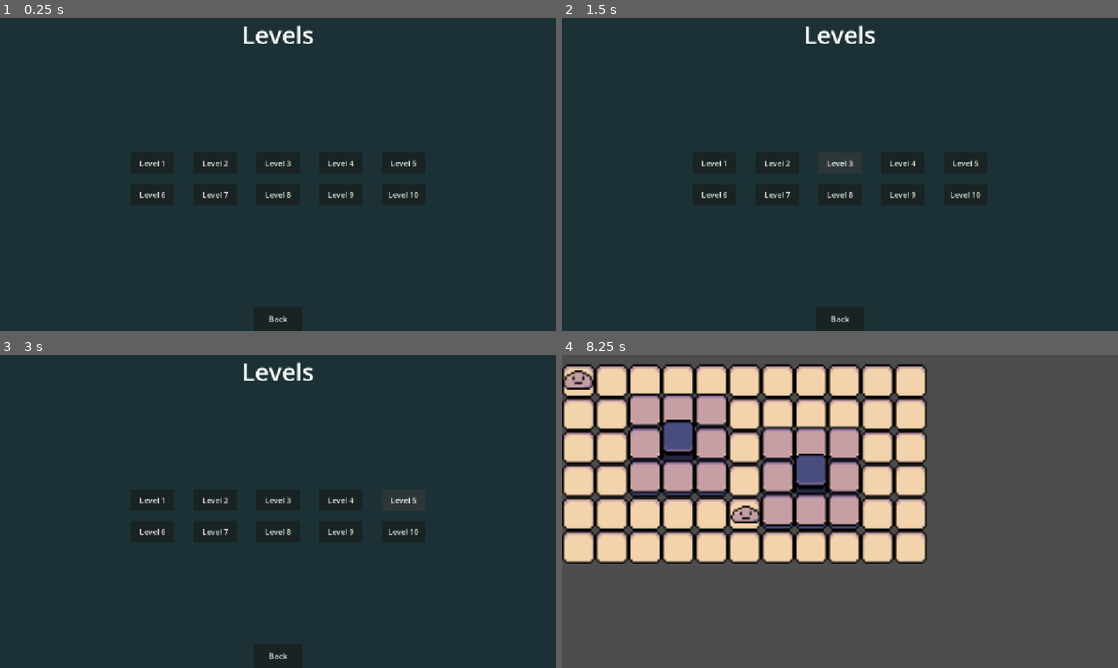
Above: before the commit, frames 1-4 (two rows, left to right).
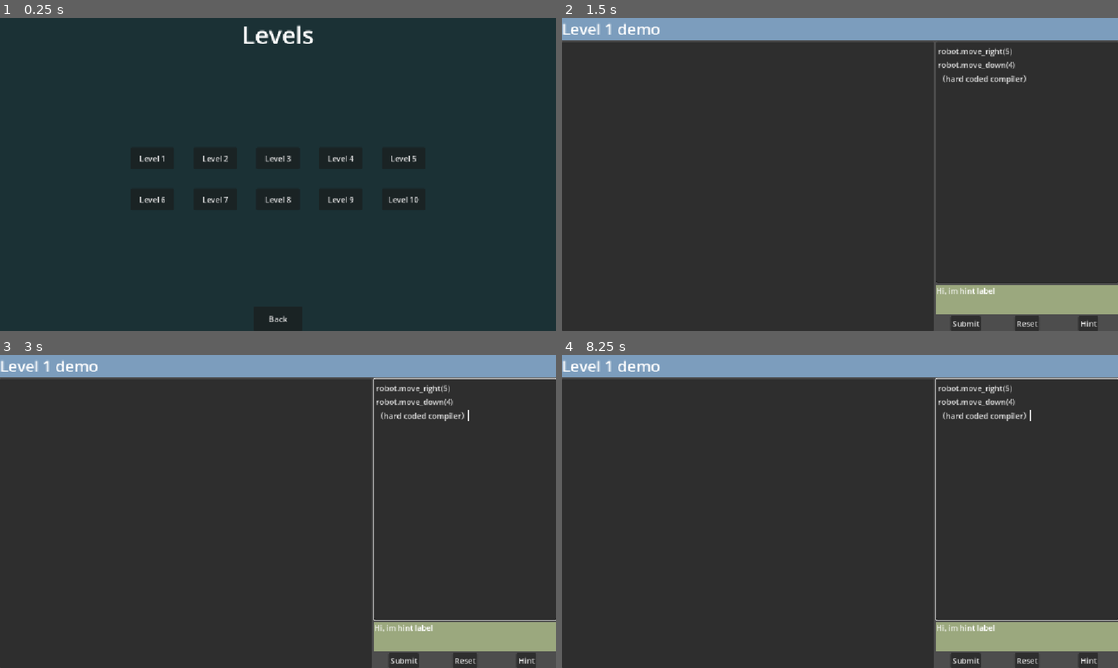
Above: after the commit, the same moments.

Repository: kingsley852412/FYP-YIKE-3-
Game: Godot game, scene res://level_select_menu.tscn
Two runs of this game, one before a commit and one after it. Both use one fixed random seed, a clock stepped at 60 frames per second and the inputs below. The project has no main scene, so this scene is started directly.
Inputs (mouse positions are in pixels of both pictures, inside the frame that each line leads up to):
- Up to frame 1 (0.25 s): no input
- Up to frame 2 (1.5 s): click "Level 2" at 0.5 s; click (840, 161) at 1.25 s, where only the run before the commit has a clickable "Level 3"
- Up to frame 3 (3 s): click (339, 498) at 2 s, where only the run before the commit has a clickable "Level 4"; click (405, 498) at 2.75 s, where only the run before the commit has a clickable "Level 5"
- Up to frame 4 (8.25 s): click (712, 530) at 3.5 s, where only the run before the commit has a clickable "Level 6"; click (778, 530) at 4.25 s, where only the run before the commit has a clickable "Level 7"; click (840, 530) at 5 s, where only the run before the commit has a clickable "Level 8"; click (901, 530) at 5.75 s, where only the run before the commit has a clickable "Level 9"; click (967, 530) at 6.5 s, where only the run before the commit has a clickable "Level 10"; click (840, 655) at 7.25 s, where only the run before the commit has a clickable "Back"; click (712, 498) at 8 s, where only the run before the commit has a clickable "Level 1"

The runs differ from the first frame. In frame 1, 1.0% of the frame differs, in the area x 25-76%, y 44-60%; in frame 2, 14%; in frame 3, 14%; in frame 4, 95%, in the area x 0-100%, y 0-100%.
Error before the commit: Assertion failed: No scene registered for level 2 (res://autoloads/scene_manager.gd:34)
Error after the commit: Assertion failed: .tscn not found in LEVEL_PATH (res://level.gd:66)

Commit message:
implemented level selection menu
implemented level selection menu

(also adjusted UI of level

Diff:
--- a/autoloads/scene_manager.gd
+++ b/autoloads/scene_manager.gd
@@ -4,13 +4,6 @@
 
 # anything you want to remember across scene changes
 var selected_level: int = 1
-
-const LEVEL_PATHS := {
-	1: "res://game_map_scenes/game_map_scene_level1.tscn",
-
-	#2: "res://game_map_scenes/game_map_scene_level2.tscn",
-	#3: "res://game_map_scenes/game_map_scene_level3.tscn",
-}
 
 # Called when the node enters the scene tree for the first time.
 func _ready() -> void:
@@ -30,12 +23,10 @@
 
 func goto_level(level_number: int) -> void:
 	selected_level = level_number
-	var path: String = LEVEL_PATHS.get(level_number, "")
-	assert(path != "", "No scene registered for level %d" % level_number)
-	goto(path)
+	goto("res://level.tscn")
 
 func goto_main_menu() -> void:
-	goto("res://ui/main_menu.tscn")
+	goto("res://main_menu.tscn")
 
 func goto_level_select() -> void:
-	goto("res://ui/level_select.tscn")
+	goto("res://level_select.tscn")
--- a/level.gd
+++ b/level.gd
@@ -35,6 +35,18 @@
 ## Passed to the level via [method GameMapScene.setup].
 @onready var hint_label: Label = $VBoxContainer/HBoxContainer/VBoxContainer/HintLabel
 
+const LEVEL_PATHS := {
+	1: "res://game_map_scenes/game_map_scene_level1.tscn",
+
+	#2: "res://game_map_scenes/game_map_scene_level2.tscn",
+	#3: "res://game_map_scenes/game_map_scene_level3.tscn",
+}
+
+const LEVEL_SCRIPT_PATHS: Dictionary = {
+	1: "res://game_map_script/game_map_scene_level_1.gd",
+
+}
+
 ## Builds the level UI: instantiates the level scene, embeds it, and connects
 ## the three buttons.
 ##
@@ -48,8 +60,14 @@
 
 	# make an instance of level1 gameMapScene, set its script,
 	# so that it knows its a gameMapScene class, otherwise casting as gameMapScene will FAIL
-	var inst : Node = load("res://game_map_scenes/game_map_scene_level1.tscn").instantiate()
-	inst.set_script(load("res://game_map_script/game_map_scene_level_1.gd"))
+	var scene_path = LEVEL_PATHS.get(SceneManager.selected_level, "")
+	var script_path = LEVEL_SCRIPT_PATHS.get(SceneManager.selected_level, "")
+
+	assert(scene_path != "", ".tscn not found in LEVEL_PATH")
+	assert(script_path != "", ".gd not found in LEVEL_PATH")
+
+	var inst : Node = load(scene_path).instantiate()
+	inst.set_script(load(script_path))
 
 	# initiating the GameMapScene node
 	game_map_scene = inst as GameMapScene
--- a/ui/level.tscn
+++ b/level.tscn
@@ -35,6 +35,11 @@
 [node name="HBoxContainer" type="HBoxContainer" parent="VBoxContainer" unique_id=1573318574]
 layout_mode = 2
 size_flags_vertical = 3
+
+[node name="Panel" type="Panel" parent="VBoxContainer/HBoxContainer" unique_id=1949104473]
+layout_mode = 2
+size_flags_horizontal = 3
+size_flags_stretch_ratio = 2.05
 
 [node name="VBoxContainer" type="VBoxContainer" parent="VBoxContainer/HBoxContainer" unique_id=4354782]
 layout_mode = 2
@@ -76,8 +81,3 @@
 layout_mode = 2
 size_flags_horizontal = 6
 text = "Hint"
-
-[node name="Panel" type="Panel" parent="VBoxContainer/HBoxContainer" unique_id=1949104473]
-layout_mode = 2
-size_flags_horizontal = 3
-size_flags_stretch_ratio = 2.05
--- a/level_select_menu.tscn
+++ b/level_select_menu.tscn
@@ -41,7 +41,7 @@
 size_flags_horizontal = 4
 size_flags_vertical = 6
 theme_override_constants/h_separation = 40
-theme_override_constants/v_separation = 20
+theme_override_constants/v_separation = 40
 columns = 5
 
 [node name="BackButton" type="Button" parent="VBoxContainer" unique_id=1599583769]
--- a/ui/level_select_menu.tscn
+++ /dev/null
@@ -1,51 +0,0 @@
-[gd_scene format=3 uid="uid://bg35ywoldsorv"]
-
-[ext_resource type="Script" uid="uid://dp8ht8srvcoee" path="res://level_select_menu.gd" id="1_uon7l"]
-
-[node name="LevelSelectMenu" type="Control" unique_id=313742025]
-layout_mode = 3
-anchors_preset = 15
-anchor_right = 1.0
-anchor_bottom = 1.0
-grow_horizontal = 2
-grow_vertical = 2
-script = ExtResource("1_uon7l")
-
-[node name="ColorRect" type="ColorRect" parent="." unique_id=321012721]
-layout_mode = 1
-anchors_preset = 15
-anchor_right = 1.0
-anchor_bottom = 1.0
-grow_horizontal = 2
-grow_vertical = 2
-color = Color(0.105172314, 0.19182104, 0.20829758, 1)
-
-[node name="VBoxContainer" type="VBoxContainer" parent="." unique_id=1002618907]
-layout_mode = 1
-anchors_preset = 15
-anchor_right = 1.0
-anchor_bottom = 1.0
-grow_horizontal = 2
-grow_vertical = 2
-
-[node name="Label" type="Label" parent="VBoxContainer" unique_id=2010834499]
-layout_mode = 2
-size_flags_vertical = 1
-theme_override_font_sizes/font_size = 50
-text = "Levels"
-horizontal_alignment = 1
-vertical_alignment = 1
-
-[node name="GridContainer" type="GridContainer" parent="VBoxContainer" unique_id=681520883]
-layout_mode = 2
-size_flags_horizontal = 4
-size_flags_vertical = 6
-theme_override_constants/h_separation = 40
-theme_override_constants/v_separation = 40
-columns = 5
-
-[node name="BackButton" type="Button" parent="VBoxContainer" unique_id=1599583769]
-custom_minimum_size = Vector2(100, 50)
-layout_mode = 2
-size_flags_horizontal = 4
-text = "Back"
--- a/ui/start_menu.tscn
+++ /dev/null
@@ -1,50 +0,0 @@
-[gd_scene format=3 uid="uid://cv65urvgh4twg"]
-
-[node name="StartMenu" type="Control" unique_id=1068859303]
-layout_mode = 3
-anchors_preset = 15
-anchor_right = 1.0
-anchor_bottom = 1.0
-grow_horizontal = 2
-grow_vertical = 2
-
-[node name="ColorRect" type="ColorRect" parent="." unique_id=2119428959]
-layout_mode = 1
-anchors_preset = 15
-anchor_right = 1.0
-anchor_bottom = 1.0
-grow_horizontal = 2
-grow_vertical = 2
-color = Color(0.105172314, 0.19182104, 0.20829758, 1)
-
-[node name="VBoxContainer" type="VBoxContainer" parent="." unique_id=94416610]
-layout_mode = 1
-anchors_preset = 15
-anchor_right = 1.0
-anchor_bottom = 1.0
-grow_horizontal = 2
-grow_vertical = 2
-
-[node name="GameTitleLabel" type="Label" parent="VBoxContainer" unique_id=245632018]
-layout_mode = 2
-size_flags_vertical = 3
-size_flags_stretch_ratio = 2.0
-theme_override_font_sizes/font_size = 50
-text = "YIKE 3
-Programming Game"
-horizontal_alignment = 1
-vertical_alignment = 1
-
-[node name="StartGameButton" type="Button" parent="VBoxContainer" unique_id=114153918]
-custom_minimum_size = Vector2(200, 100)
-layout_mode = 2
-size_flags_horizontal = 4
-size_flags_vertical = 6
-text = "Start Game"
-
-[node name="ExitGameButton" type="Button" parent="VBoxContainer" unique_id=957080254]
-custom_minimum_size = Vector2(200, 100)
-layout_mode = 2
-size_flags_horizontal = 4
-size_flags_vertical = 6
-text = "Exit"
Not shown: 2 places in level.tscn that only renumber resources
Not shown: 1 places in level_select_menu.tscn that only renumber resources
Not shown: 1 places in start_menu.tscn that only renumber resources
